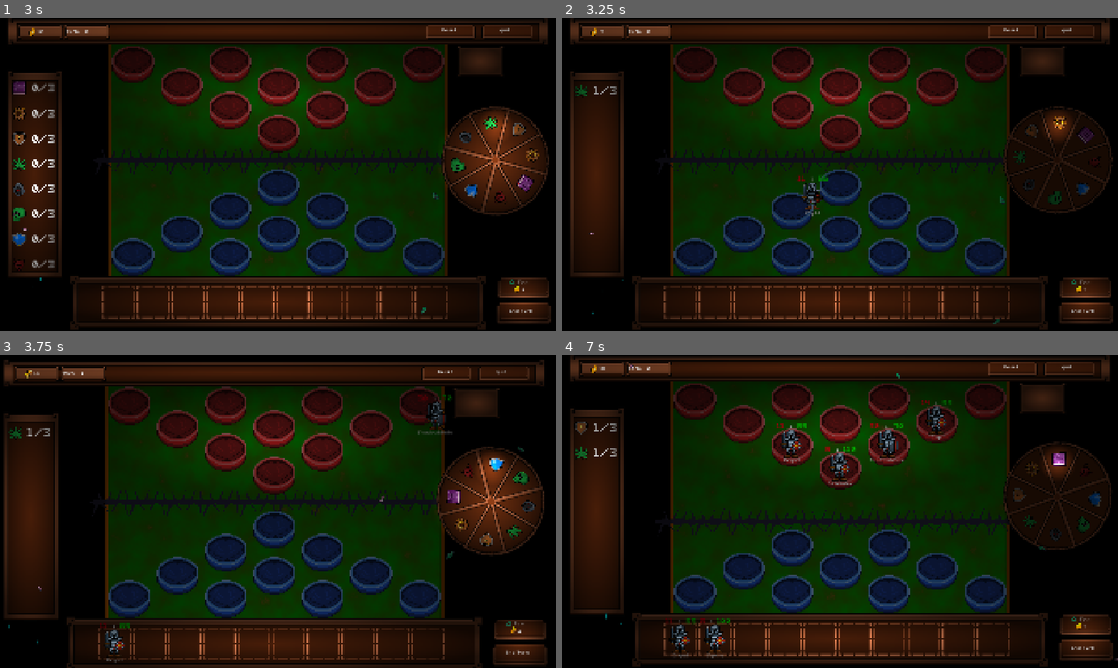
Above: before the commit, frames 1-4 (two rows, left to right).
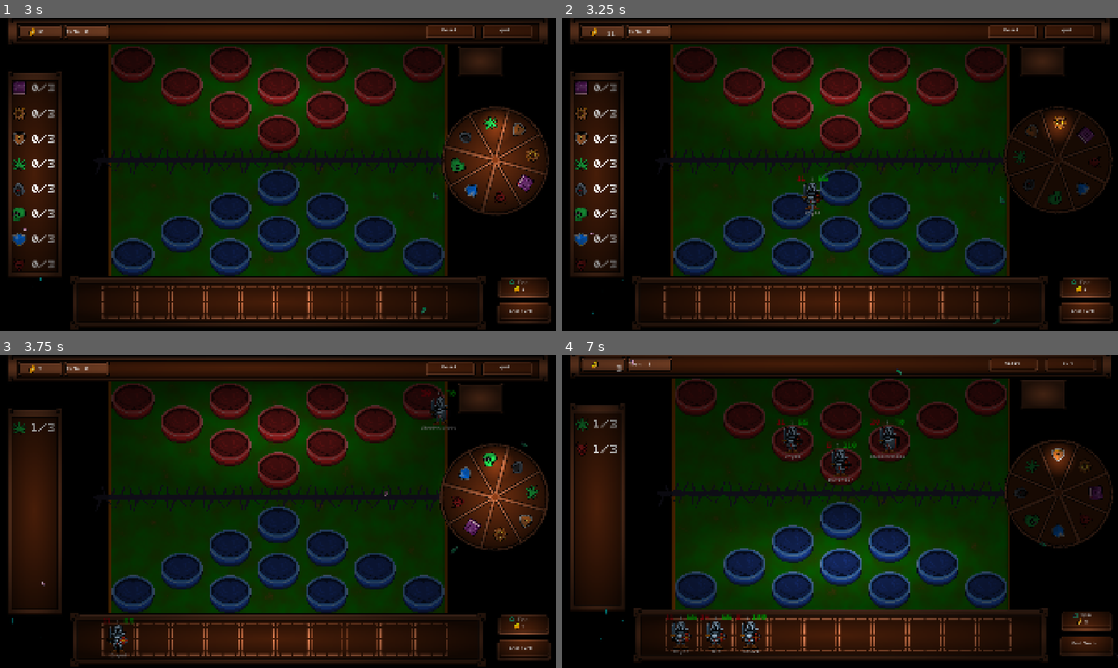
Above: after the commit, the same moments.

Repository: ArmanKianian/Untitled
Game: Godot game, scene res://scenes/game_menu.tscn
Same seed, same stepped clock (60 frames per second), same inputs: the game is played once before the commit and once after it. Sound files missing from this copy of the repository are replaced by a short silence.
Inputs (mouse positions are in pixels of both pictures, inside the frame that each line leads up to):
- Up to frame 1 (3 s): click "start" at 0.5 s; move the mouse to (400, 158) at 1.27 s; press the mouse at (400, 158) at 1.28 s; release the mouse at (400, 158) at 2 s; click "Spin" at 2 s; move the mouse to (166, 190) at 2.77 s; click (166, 190) at 2.85 s
- Up to frame 2 (3.25 s): no input
- Up to frame 3 (3.75 s): click (522, 649) at 3.5 s, where only the run before the commit has a clickable "End Turn"
- Up to frame 4 (7 s): click (1084, 624) at 4.25 s, where only the run after the commit has a clickable "Spin"; click (1084, 649) at 5 s, where only the run before the commit has a clickable "End Turn"; click "Spin" at 5.75 s; click (1084, 649) at 6.5 s, where only the run after the commit has a clickable "End Turn"

Frame 1 is identical in both runs. In frame 2, 1.1% of the frame differs, in the area x 2-95%, y 3-88%; in frame 3, 28%, in the area x 0-100%, y 0-100%; in frame 4, 26%.

Commit message:
coin animation
now we have an animation when player gain or lose coin.

Diff:
--- a/scripts/game.gd
+++ b/scripts/game.gd
@@ -92,6 +92,39 @@
 	reset()
 
 
+func change_coin(amount: int):
+
+	var current = int(coin.text)
+	var target = current + amount
+
+	var tween = create_tween()
+
+	tween.tween_method(
+		func(value):
+			coin.text = str(round(value)),
+		current,
+		target,
+		0.4
+	)
+
+	# little feedback
+	var original_scale = coin.scale
+
+	tween.parallel().tween_property(
+		coin,
+		"scale",
+		Vector2(2, 2),
+		0.15
+	)
+
+	tween.tween_property(
+		coin,
+		"scale",
+		original_scale,
+		0.15
+	)
+
+	await tween.finished
 
 func set_buttons_enabled(enabled: bool):
 	spin_button.disabled = !enabled
@@ -108,8 +141,10 @@
 	play_button_press(50, 0.5)
 
 	spin_cost.text = str(turn_spin_cost)
+
 	turn.text = str(int(turn.text) + 1)
-	coin.text = str(int(coin.text) + turn_coin_gain)
+
+	await change_coin(turn_coin_gain)
 
 	await check_win()
 	check_traits()
@@ -121,8 +156,11 @@
 	play_button_press(8, 0.2)
 
 	if int(coin.text) >= int(spin_cost.text):
+
 		if await add_card(0):
-			coin.text = str(int(coin.text) - int(spin_cost.text))
+
+			await change_coin(-int(spin_cost.text))
+
 			spin_cost.text = str(int(spin_cost.text) + spin_cost_gain)
 
 	check_traits()
